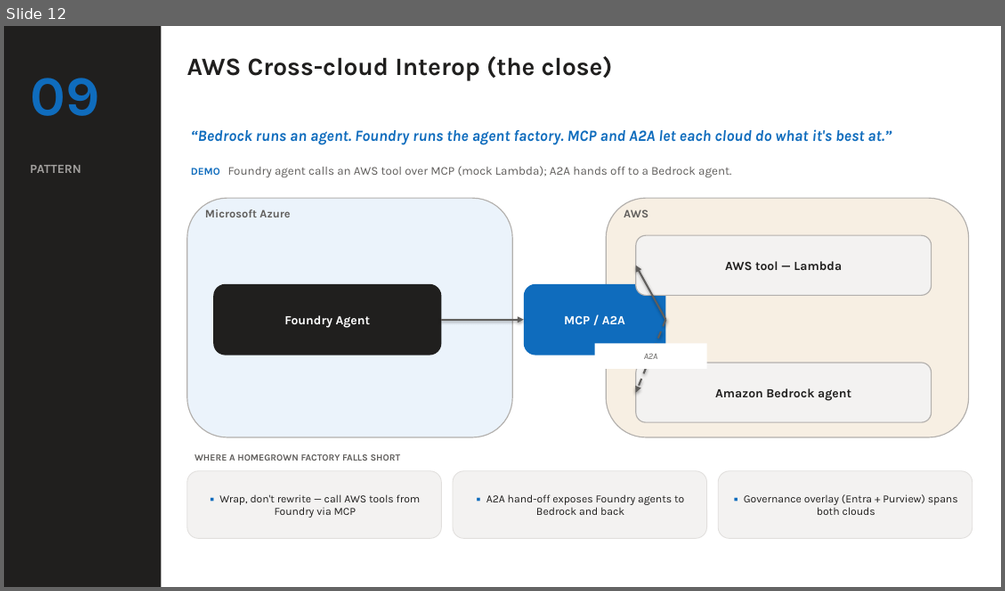
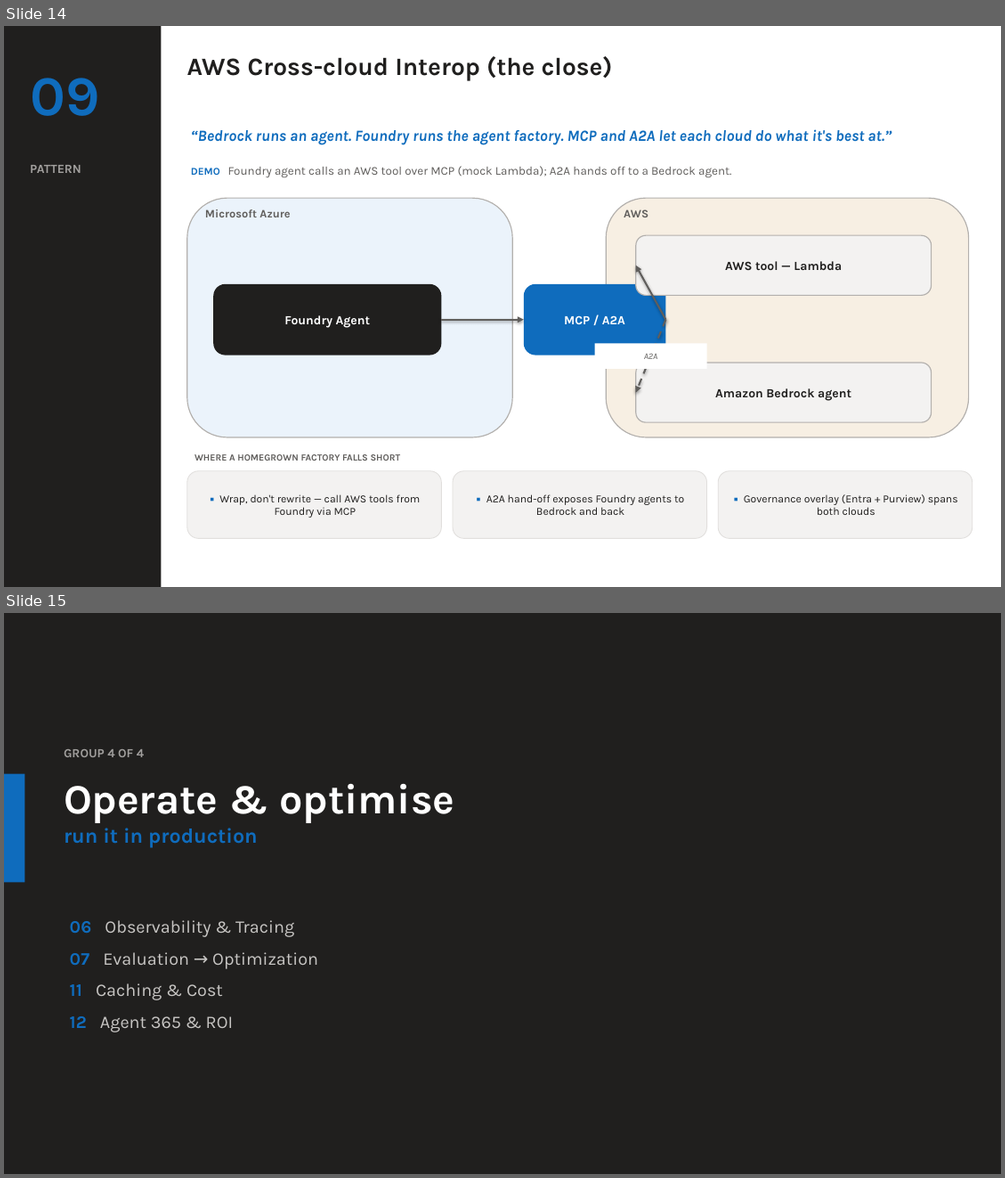
Before and after one commit to SridharArrabelly/foundry-pattern-library, a slide deck: foundry-patterns.pptx. Shown one above the other, each under a label of ours: slide 12 before the commit, slides 14 and 15 after it. The pictures are 1005x591 and 1005x1178 pixels, drawn with LibreOffice and Linux fonts; fonts in the diff are those of the drawing. Boxes give left, top, right and bottom in pixels: in the first picture for what was removed or moved away, otherwise in the second. Text is boxed around its words. In the diff, an @@ line names an element or a change of style, - is before the commit and + after.

```diff
--- a/foundry-patterns.pptx
+++ b/foundry-patterns.pptx
@@ slide 15 added at <box>4,613,1001,1174</box>, background #FFFFFF @@
@@ rectangle added at <box>4,613,1001,1174</box>, fill #201F1E @@
@@ text added at <box>64,749,144,757</box>, 12 pt, text #A19F9D, bold @@
+GROUP 4 OF 4
@@ rectangle added at <box>4,774,25,882</box>, fill #0F6CBD @@
@@ text added at <box>64,783,454,847</box>, 20 pt, text #0F6CBD, bold @@
+Operate & optimise
+run it in production
@@ text added at <box>70,920,318,1032</box>, 17 pt, text #C8C6C4 @@
+06 Observability & Tracing
+07 Evaluation → Optimization
+11 Caching & Cost
+12 Agent 365 & ROI
@@ what was slide 12 is now slide 14 @@
```
Also in this commit, not shown: 2 slides changed, 6 other slides added, 2 other files.
